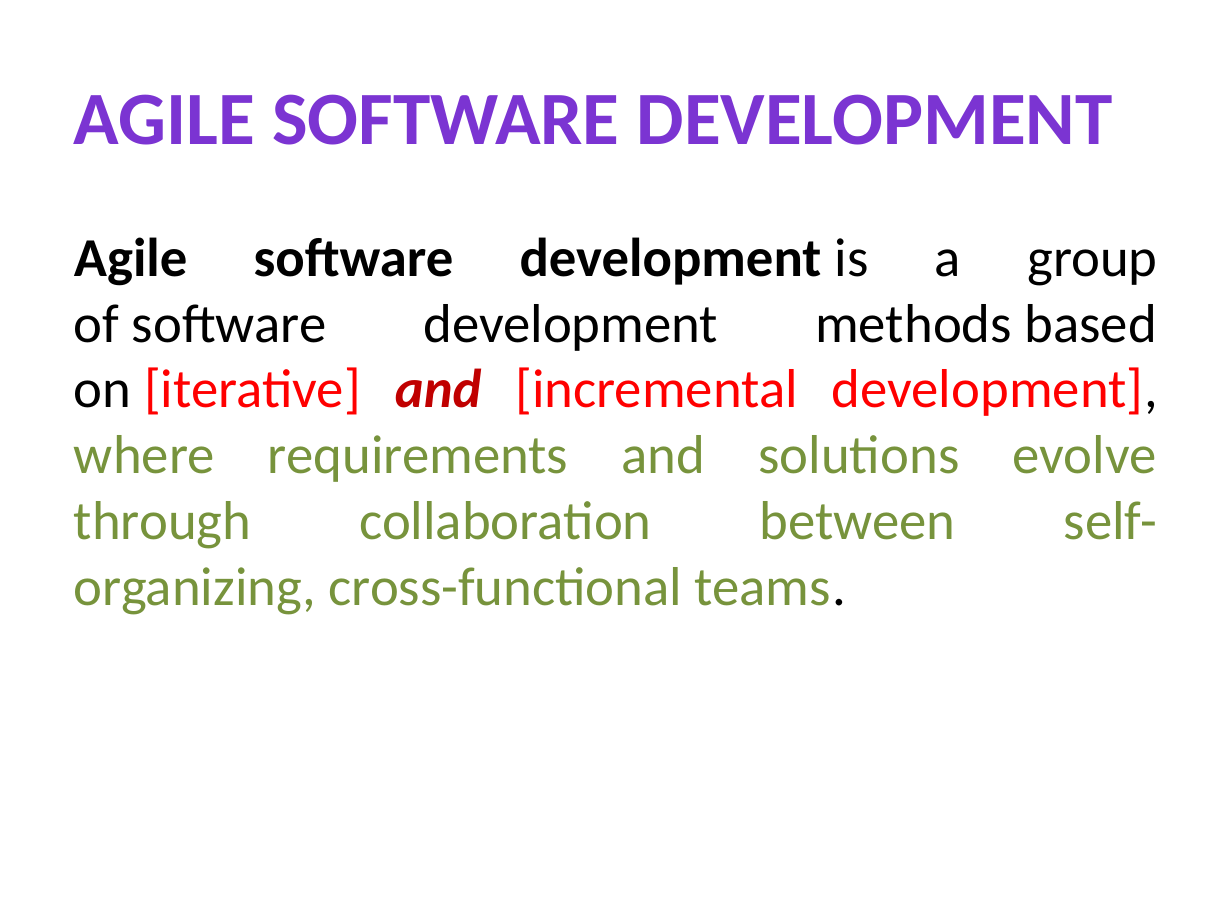
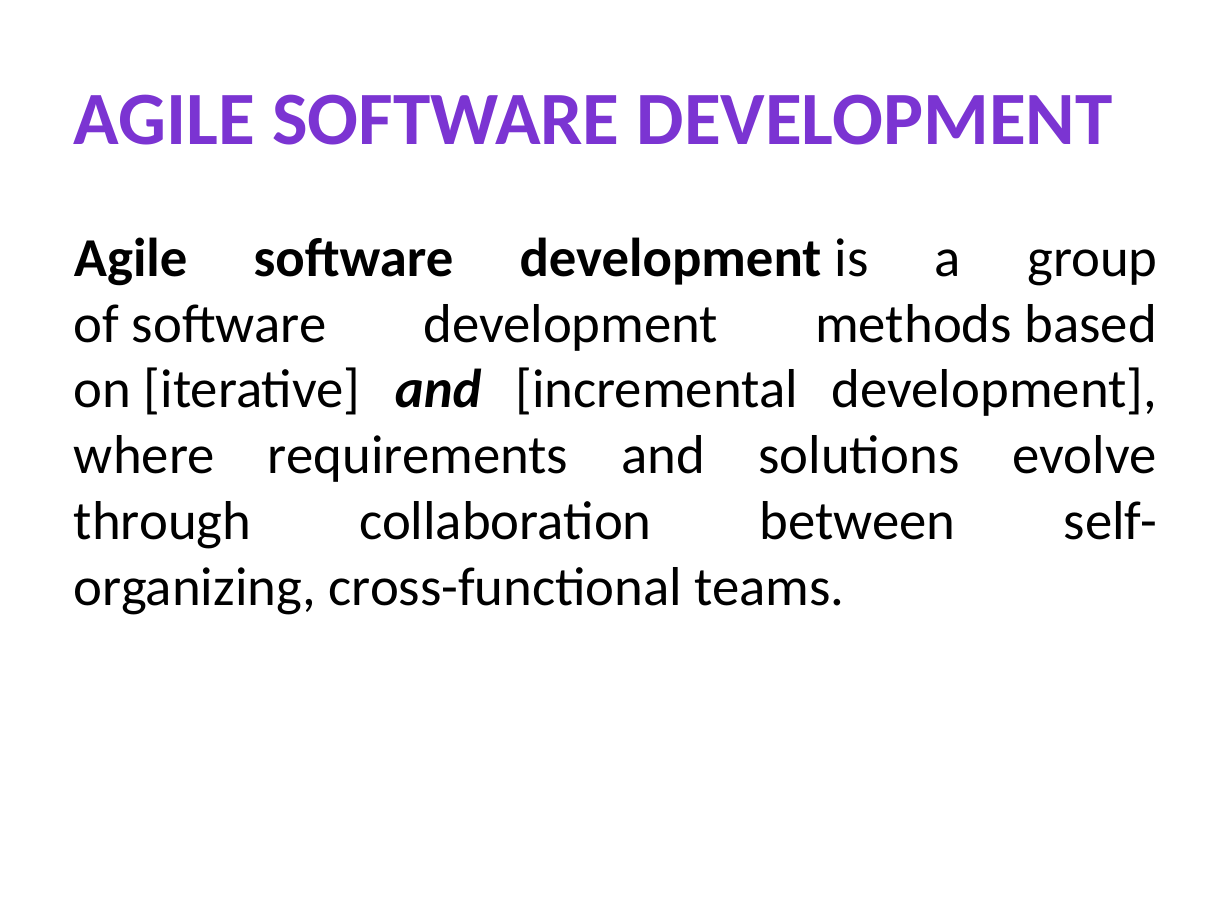
Before and after one commit to nitind12/B.Tech4-2019, a slide deck: slide 3 of AGILE DEVELOPMENT.pptx. Drawn at 1232x924 pixels with LibreOffice and Linux fonts; fonts in the diff are those of the drawing. Boxes give left, top, right and bottom in pixels: in the first picture for what was removed or moved away, otherwise in the second. Text is boxed around its words. In the diff, an @@ line names an element or a change of style, - is before the commit and + after.

```diff
--- a/AGILE DEVELOPMENT.pptx
+++ b/AGILE DEVELOPMENT.pptx
@@ text "Agile software development is a ..." at [74,237,1157,615]: text colour #FF0000 to #000000 in "[iterative] [incremental development],"; text colour #C00000 to #000000 in "and"; text colour #77933C to #000000 in "where requirements and solutions evolve through collaboratio ..." @@
```
Also in this commit, not shown: 8 other files.
